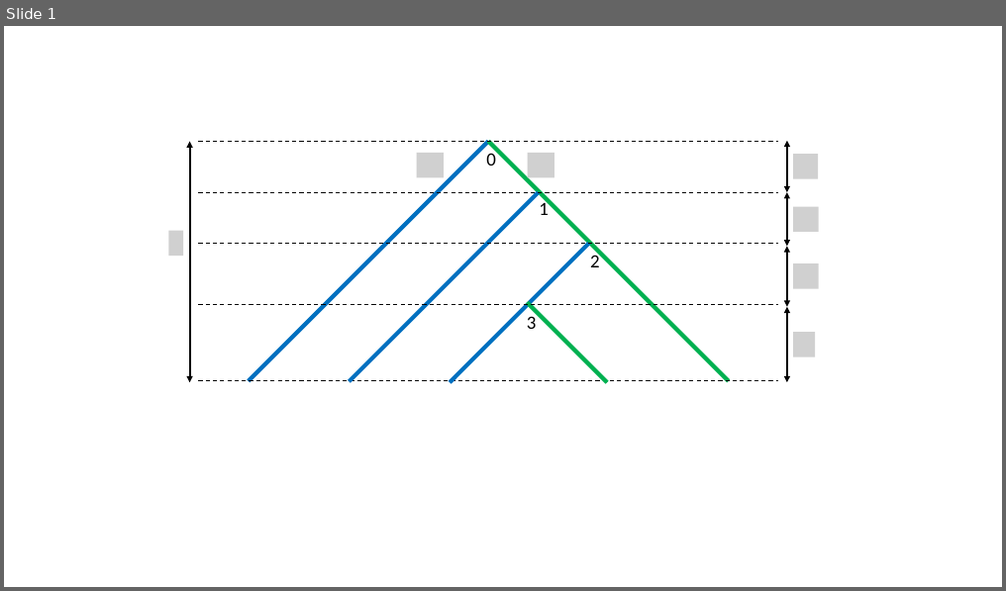
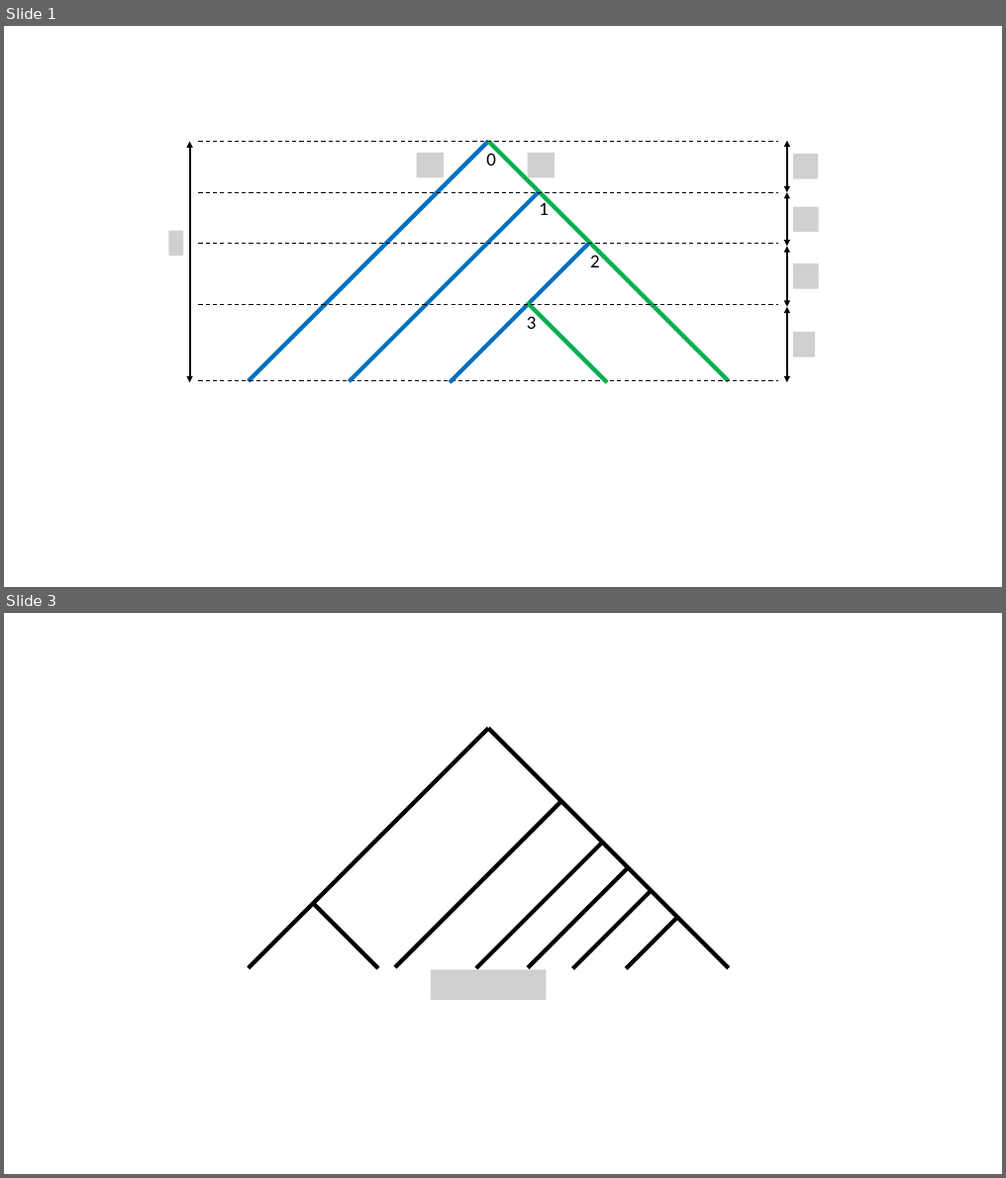
Before and after one commit to niemasd/Dual-Birth-Model, a slide deck: figures/FOR_PAPER/model_figures.pptx. Shown one above the other, each under a label of ours: slide 1 before the commit, slides 1 and 3 after it; the slides between them are not shown. The pictures are 1006x591 and 1006x1178 pixels, drawn with LibreOffice and Linux fonts; fonts in the diff are those of the drawing; grey boxes stand for pictures. Boxes give left, top, right and bottom in pixels: in the first picture for what was removed or moved away, otherwise in the second. Text is boxed around its words. In the diff, an @@ line names an element or a change of style, - is before the commit and + after.

Commit message:
Added figures for tree shape vs. r

```diff
--- a/figures/FOR_PAPER/model_figures.pptx
+++ b/figures/FOR_PAPER/model_figures.pptx
@@ slide 3 added at (x1=4, y1=613, x2=1002, y2=1174), background #FFFFFF @@
@@ line added from (249, 968) to (488, 728), #000000 4 pt @@
@@ line added from (488, 728) to (729, 968), #000000 4 pt @@
@@ line added from (395, 967) to (562, 800), #000000 4 pt @@
@@ line added from (476, 968) to (601, 844), #000000 4 pt @@
@@ line added from (528, 967) to (629, 867), #000000 4 pt @@
@@ line added from (315, 904) to (378, 968), #000000 4 pt @@
@@ line added from (573, 968) to (650, 891), #000000 4 pt @@
@@ line added from (626, 968) to (677, 918), #000000 4 pt @@
@@ picture added at (x1=431, y1=970, x2=546, y2=1000) @@
```
Also in this commit, not shown: 2 other slides added.
